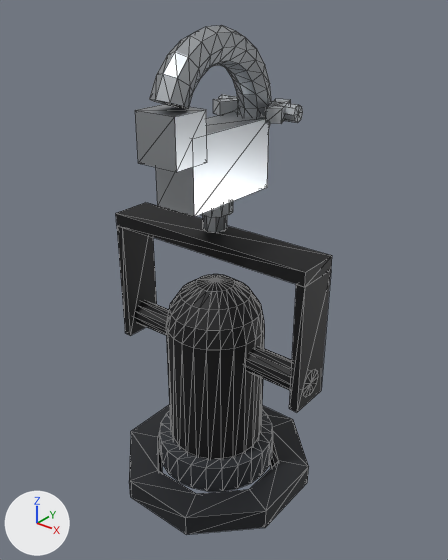
A saved change to the glTF model assets/models/lamps/par-20.glb.
The view is the same before and after, from a camera (50 mm lens) standing at (0.244, -0.296, 0.111) and looking at (0.004, 0.005, -0.076). Arrows for +X, +Y and +Z are at lower left; the lights stay in place. The first picture is the older version. Mesh edges are drawn as thin lines. Where no turn or scale is listed for an object, it has been applied to the vertices. Vertices at exactly the same position are counted once.

In view in the first picture: 'colour-frame-runner', 'hanging-frame', 'lens-ring', 'par-can', 'truss-coupler', 'truss-coupler-bolt'.
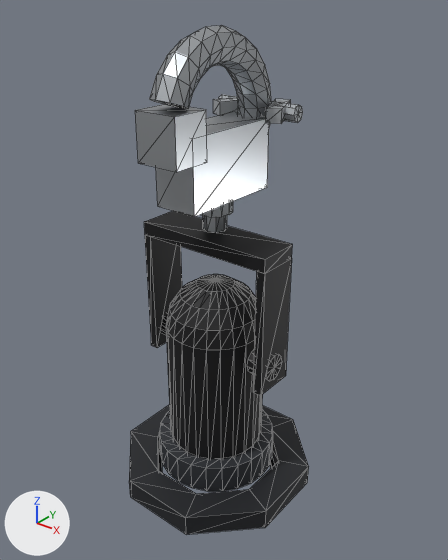
Edits to the bpy script that builds the scene:
```text
Change me_hanging_frame:
    used by ob_hanging_frame; location = (0.0, 0.0, 0.0)
    remove me_hanging_frame.from_pydata(...)  # 72 vertices, 132 faces; spans x -0.08..0.08, y -0.015..0.015, z -0.14..-0.04
    add me_hanging_frame.from_pydata(...)  # 72 vertices, 132 faces; spans x -0.051..0.051, y -0.015..0.015, z -0.14..-0.04
    me_hanging_frame part 1: the loose piece of 26 vertices spanning x -0.08..-0.017, y -0.01..0.01, z -0.135..-0.116 is scaled about its middle by (0.258, 1, 1), then moved by (0.005, 0.0, 0.0)
    me_hanging_frame part 2: the loose piece of 26 vertices spanning x 0.017..0.08, y -0.01..0.01, z -0.135..-0.116 is scaled about its middle by (0.258, 1, 1), then moved by (-0.005, 0.0, 0.0)
    me_hanging_frame part 3: all 6 vertices in x 0.074..0.08, y -0.015..0.015, z -0.05..-0.04 are moved by (-0.029, 0.0, 0.0)
    me_hanging_frame part 4: all 4 vertices in x 0.074..0.08, y -0.015..0.015, z -0.14 are moved by (-0.029, 0.0, 0.0)
    me_hanging_frame part 5: all 6 vertices in x -0.08..-0.074, y -0.015..0.015, z -0.05..-0.04 are moved by (0.029, 0.0, 0.0)
    me_hanging_frame part 6: all 4 vertices in x -0.08..-0.074, y -0.015..0.015, z -0.14 are moved by (0.029, 0.0, 0.0)
```

Where the change shows, as pixel boxes (x1, y1, x2, y2) in the pictures (448 x 560 px; the box of a moved part takes in the faces that stretch with it):
'hanging-frame', reshaped (31% narrower, 11% shorter): before (116, 203, 332, 412); after (144, 211, 293, 396)
part 1 of me_hanging_frame, moved or reshaped (mostly hidden afterwards): before (135, 301, 169, 336); after (161, 314, 168, 336)
part 2 of me_hanging_frame, moved or reshaped: before (245, 346, 318, 397); after (247, 349, 282, 381)
part 3 of me_hanging_frame, moved or reshaped: before (305, 256, 332, 287); after (265, 244, 293, 273)
part 4 of me_hanging_frame, moved or reshaped: before (289, 270, 331, 412); after (254, 258, 292, 396)
part 5 of me_hanging_frame, moved or reshaped: before (116, 203, 332, 287); after (144, 211, 292, 274)
part 6 of me_hanging_frame, moved or reshaped: before (117, 226, 157, 336); after (145, 235, 182, 348)
